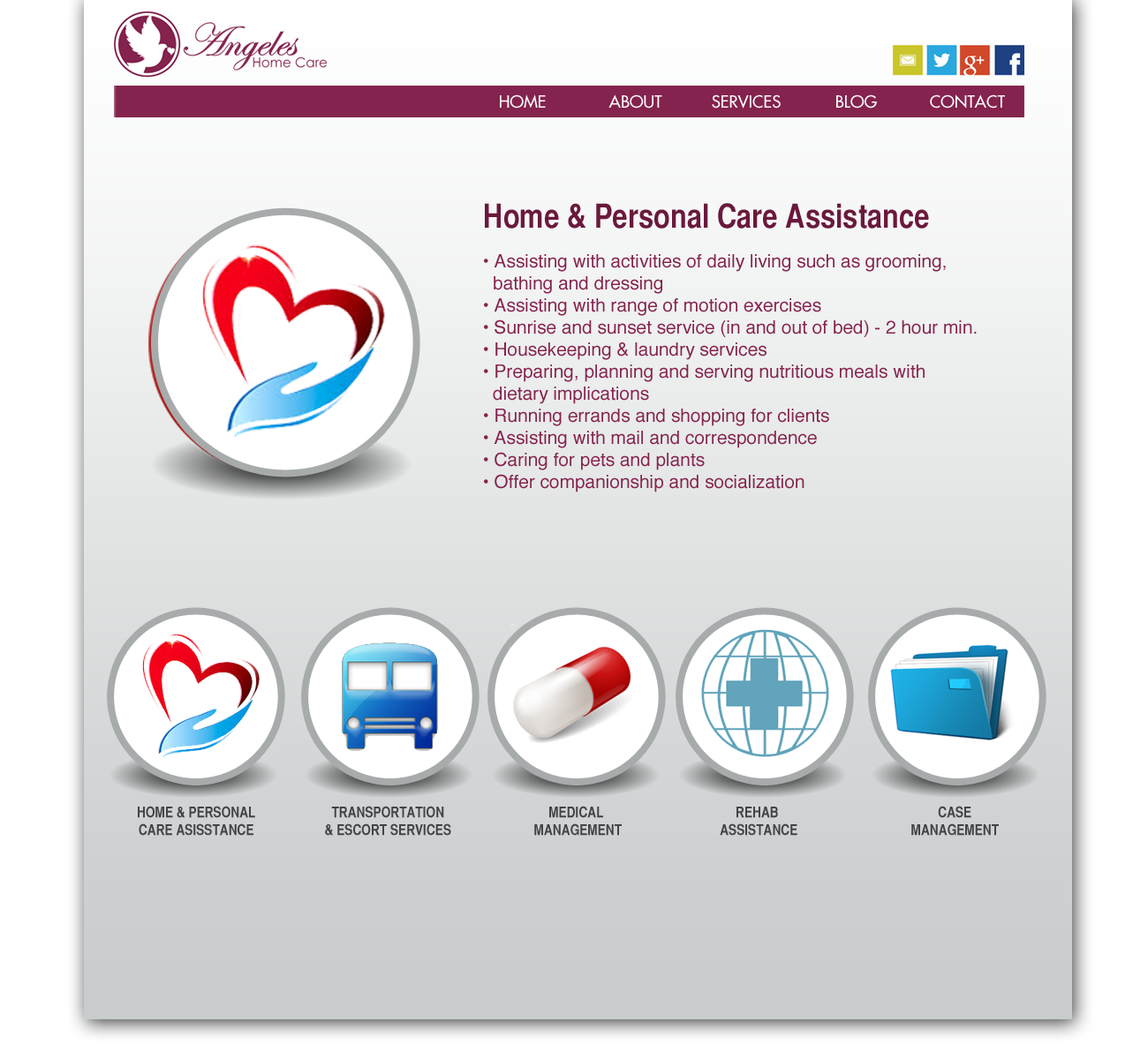
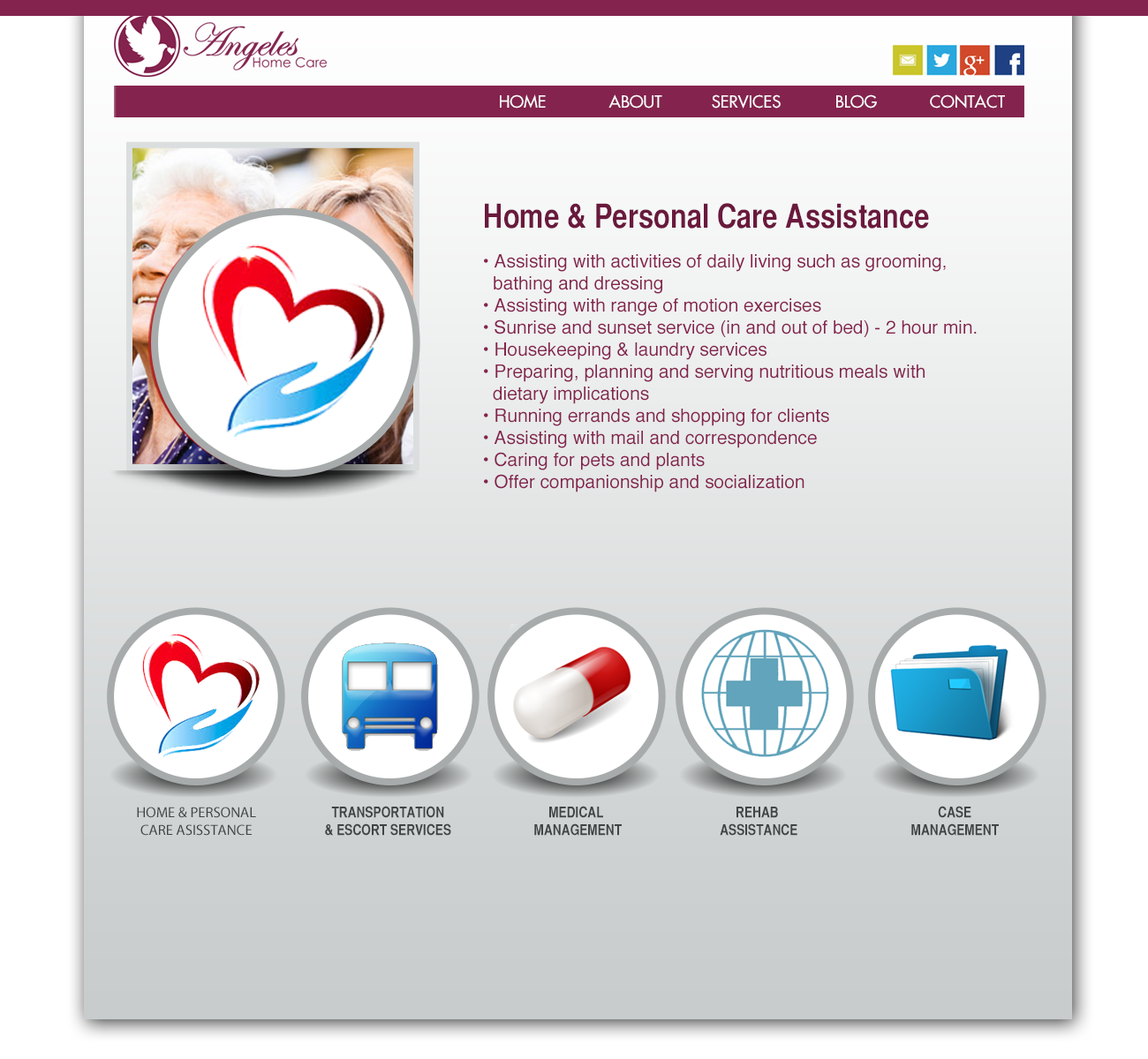
The second (1148, 1059) image is a revision of the first. Changes to its layers:
painted on "Shape 4 copy 5", masked it over [158, 214, 414, 471]
showed "Layer 9" over [0, 0, 1148, 16]
showed "base_shadow" over [110, 470, 419, 497]
painted on "Shape 4 copy 3", masked it over [682, 614, 847, 779]
painted on "Shape 4 copy 4", masked it over [874, 614, 1039, 779]
painted on "Shape 4 copy 2", masked it over [494, 614, 659, 779]
painted on "Shape 4 copy", masked it over [308, 614, 473, 779]
painted on "Shape 4", masked it over [113, 614, 279, 779]
painted on "HOME & PERSONAL CARE ASISSTANCE" over [136, 805, 256, 836]
showed "Layer 11" over [126, 141, 420, 471]
showed "Shape 3", painted on it, masked it over [126, 141, 420, 471]
